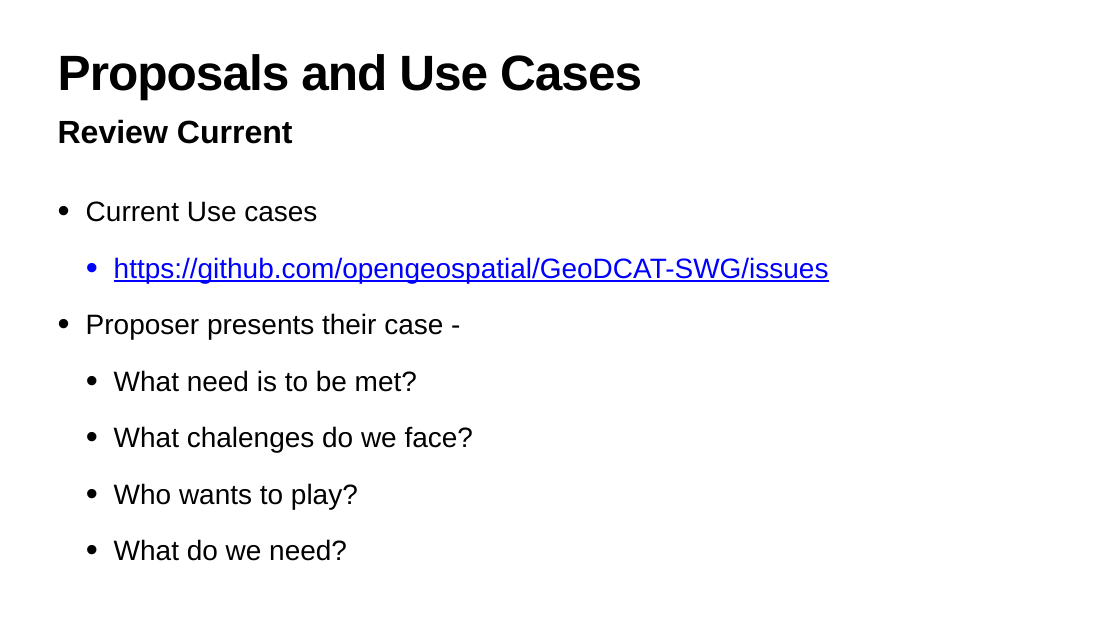
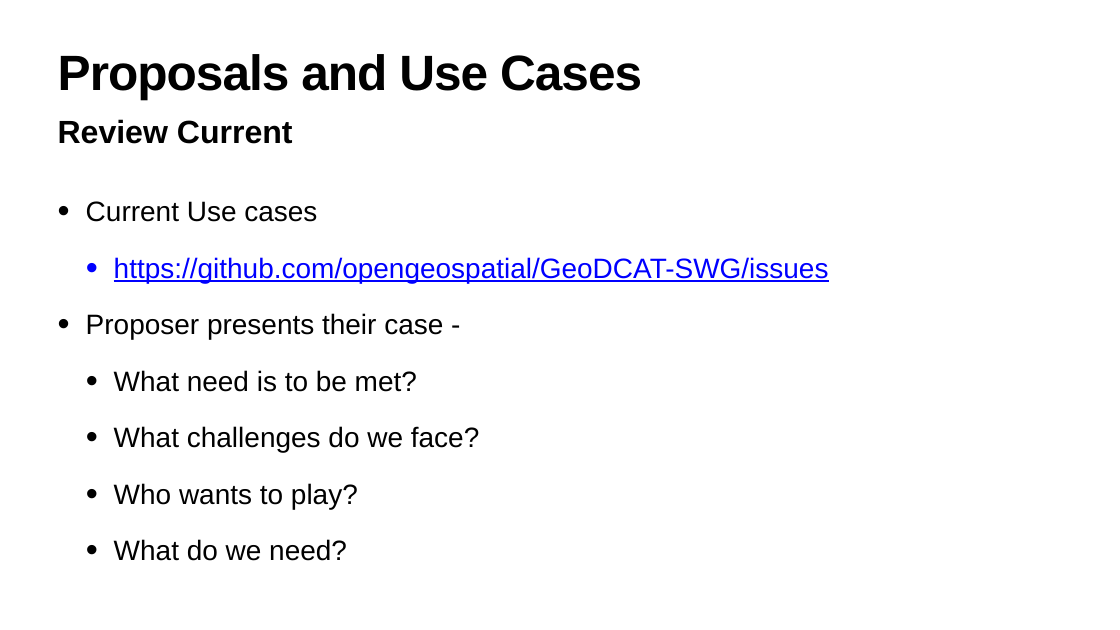
Before and after one commit to opengeospatial/GeoDCAT-SWG, a slide deck: slide 12 of SWG-Meetings/SWG24-10-24/SWG-24-10.pptx. Drawn at 1120x630 pixels with LibreOffice and Linux fonts; fonts in the diff are those of the drawing. Boxes give left, top, right and bottom in pixels: in the first picture for what was removed or moved away, otherwise in the second. Text is boxed around its words. In the diff, an @@ line names an element or a change of style, - is before the commit and + after.

```diff
--- a/SWG-Meetings/SWG24-10-24/SWG-24-10.pptx
+++ b/SWG-Meetings/SWG24-10-24/SWG-24-10.pptx
@@ text at <box>114,426,479,452</box>: text changed @@
-  • What chalenges do we face?
+  • What challenges do we face?
```
Also in this commit, not shown: 1 other file.
